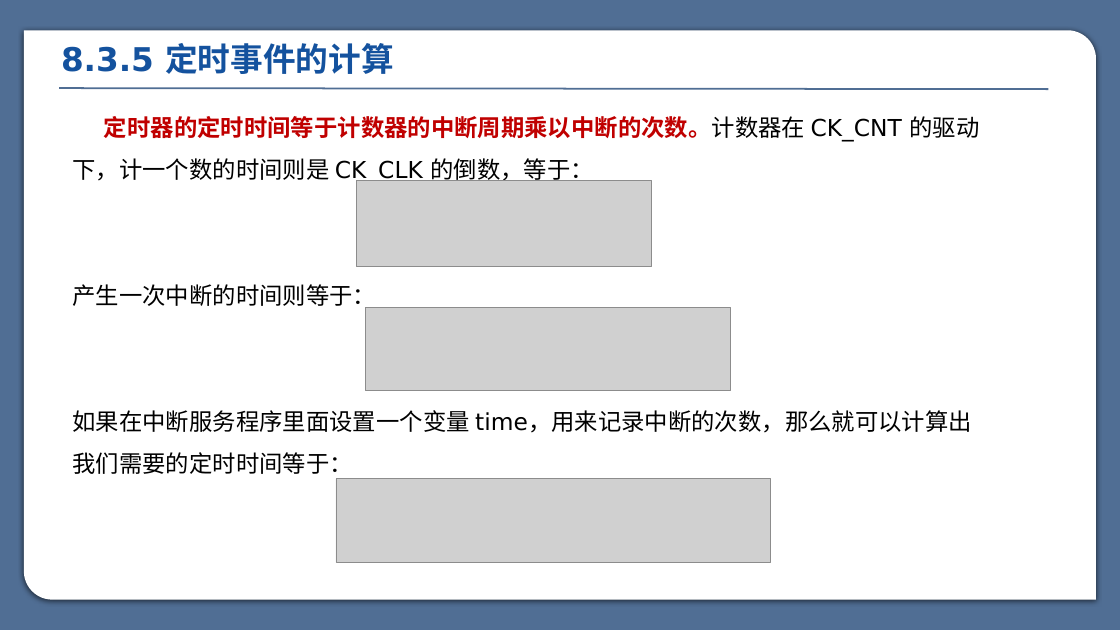
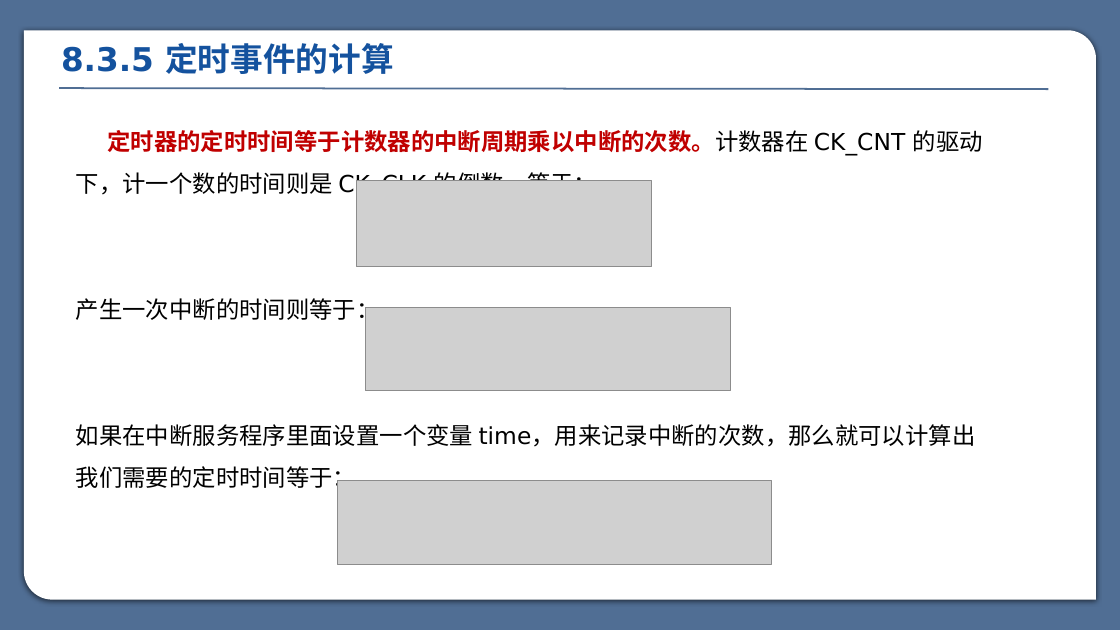
Before and after one commit to myp-super/SXU-CK-Learning-materials, a slide deck: slide 27 of 嵌入式学习资料/STM32/大三下课堂课件/第八章 定时器原理及应用.pptx. Drawn at 1120x630 pixels with LibreOffice and Linux fonts; fonts in the diff are those of the drawing; grey boxes stand for pictures. Boxes give left, top, right and bottom in pixels: in the first picture for what was removed or moved away, otherwise in the second. Text is boxed around its words. In the diff, an @@ line names an element or a change of style, - is before the commit and + after.

```diff
--- a/嵌入式学习资料/STM32/大三下课堂课件/第八章 定时器原理及应用.pptx
+++ b/嵌入式学习资料/STM32/大三下课堂课件/第八章 定时器原理及应用.pptx
@@ text "定时器的定时时间等于计数器的中断周期乘以中断的次数。计数器在 CK_CNT 的驱动下，计一个数的时间则是 CK_CLK  ...": place and size @@
-text "定时器的定时时间等于计数器的中断周期乘以中断的次数。计数器在 CK_CNT 的驱动下，计一个数的时间则是 CK_CLK  ..." at box(73, 116, 979, 479)
+text "定时器的定时时间等于计数器的中断周期乘以中断的次数。计数器在 CK_CNT 的驱动下，计一个数的时间则是 CK_CLK  ..." at box(76, 130, 983, 493)
```
Also in this commit, not shown: 13 other slides changed.
